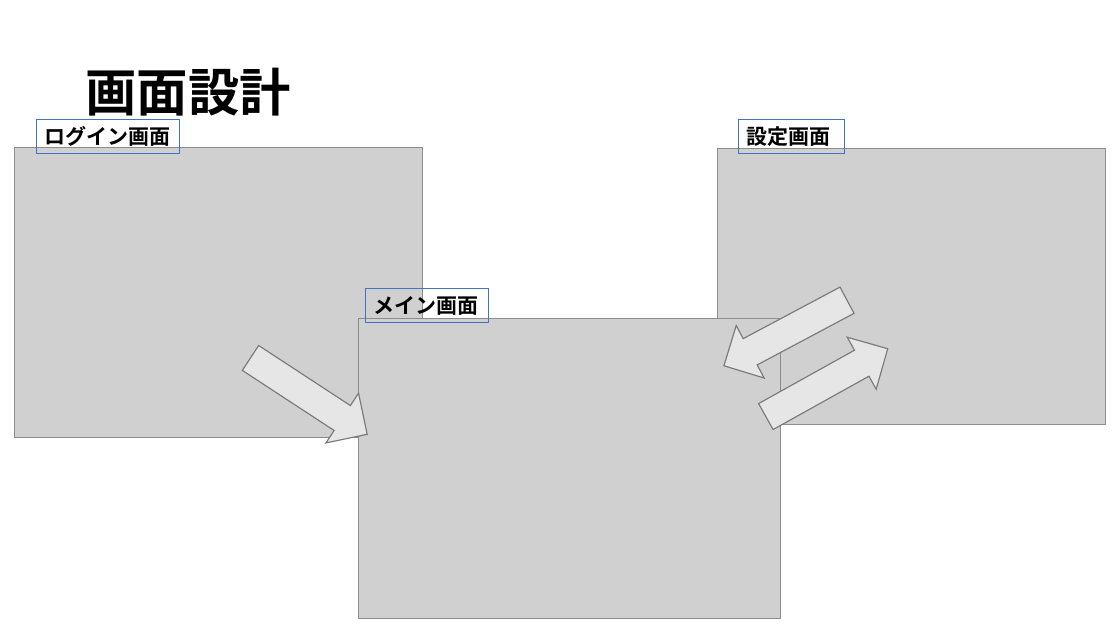
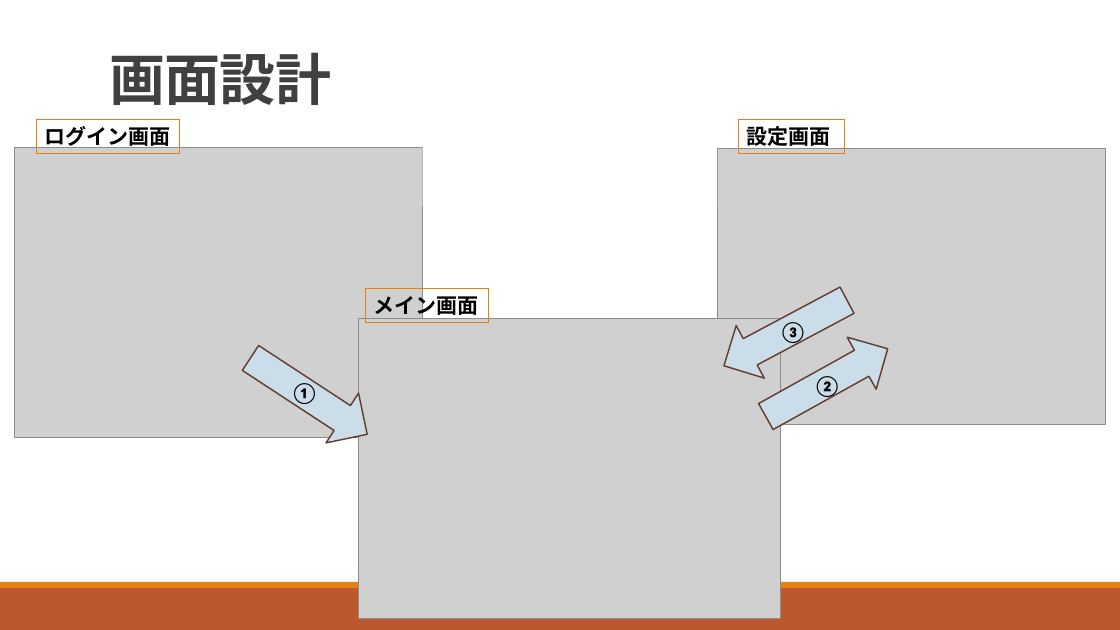
Before and after one commit to ivy239007/UG, a slide deck: slide 4 of プレゼン資料/Webアプリ開発発表資料.pptx. Drawn at 1120x630 pixels with LibreOffice and Linux fonts; fonts in the diff are those of the drawing; grey boxes stand for pictures. Boxes give left, top, right and bottom in pixels: in the first picture for what was removed or moved away, otherwise in the second. Text is boxed around its words. In the diff, an @@ line names an element or a change of style, - is before the commit and + after.

```diff
--- a/プレゼン資料/Webアプリ開発発表資料.pptx
+++ b/プレゼン資料/Webアプリ開発発表資料.pptx
@@ title "画面設計": place and size @@
-title "画面設計" at (85,67,290,124)
+title "画面設計" at (109,52,331,105)
@@ title "画面設計" at (109,52,331,105): size 44 to 48 pt, font Noto Sans CJK JP to Calibri, text colour #000000 to #404040, letter spacing 0 to -0.5 pt; line spacing 0.9 to 0.85; vertical alignment middle to bottom @@
@@ rectangle added at (423,116,717,206), fill #FFFFFF @@
@@ font Noto Sans CJK JP to Calibri; outline #4472C4 0.75 pt to #E48312 0.75 pt in 3 elements at (365,289,488,323), (36,119,180,153), (739,119,844,153) @@
@@ fill #E7E6E6 to #CCDDEA; outline #7A7A7A 1 pt to #63402F 1.25 pt in 3 elements at (234,333,383,460), (710,274,862,392), (752,322,903,442) @@
@@ text added at (779,322,807,345), 18 pt, text #000000, bold @@
+③
@@ text added at (291,383,319,407), 18 pt, text #000000, bold @@
+①
@@ text added at (813,376,841,400), 18 pt, text #000000, bold @@
+②
@@ rectangle added at (0,588,1120,630), fill #BD582C @@
@@ rectangle added at (0,582,1120,588), fill #E48312 @@
```
Also in this commit, not shown: 8 other slides changed, 1 slide added.
